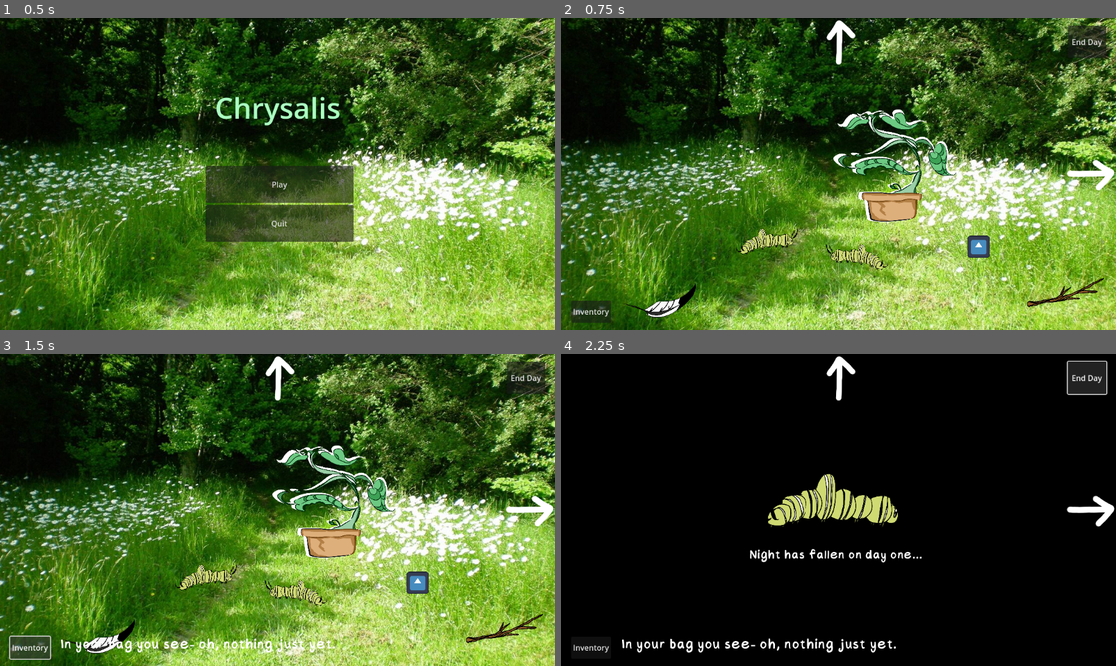
Above: before the commit, frames 1-4 (two rows, left to right).
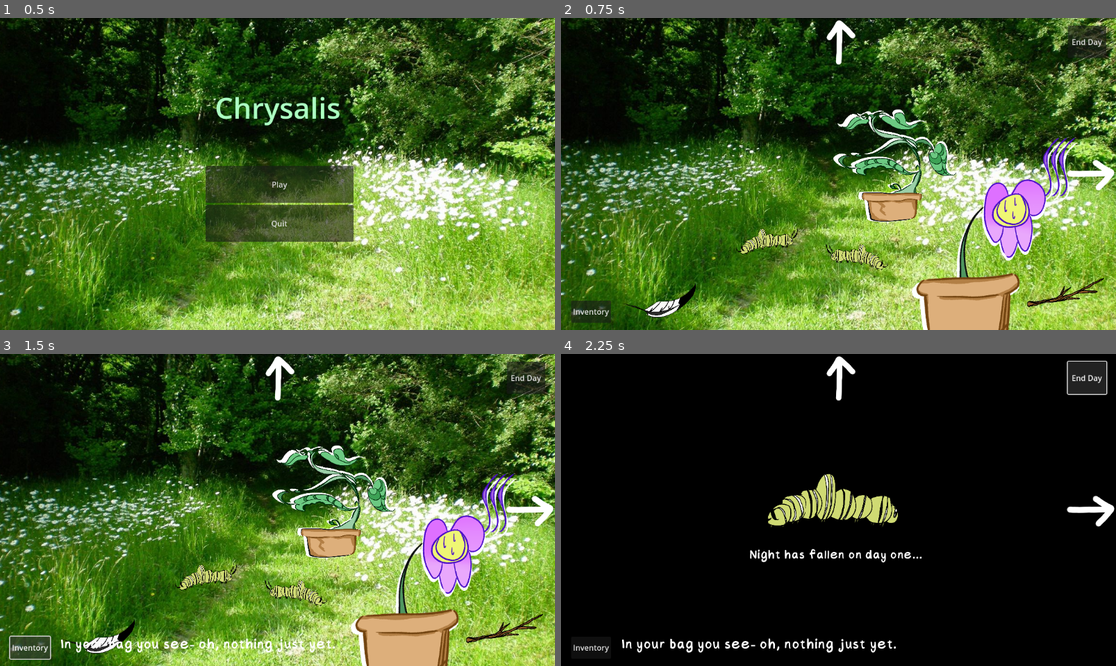
Above: after the commit, the same moments.

Repository: soapie18/gmtk-jam-26
Game: Godot game, scene res://root_context.tscn
Two runs of this game, one before a commit and one after it. Both use one fixed random seed, a clock stepped at 60 frames per second and the inputs below. The engine's default icon, where the game draws it, is replaced by a stand-in: a white triangle on a blue panel in a dark square.
Inputs:
- Up to frame 1 (0.5 s): no input
- Up to frame 2 (0.75 s): click "Play" at 0.5 s
- Up to frame 3 (1.5 s): click "Inventory" at 1.25 s
- Up to frame 4 (2.25 s): click "End Day" at 2 s

Frame 1 is identical in both runs. In frame 2, 6.0% of the frame differs, in the area x 63-93%, y 38-100%; in frame 3, 6.0%; in frame 4, nothing differs.

Commit message:
prebuild 4

Diff:
--- a/Interactables/Minigames and Tasks/flowers.gd
+++ b/Interactables/Minigames and Tasks/flowers.gd
@@ -6,8 +6,8 @@
 @onready var audio = $AudioStreamPlayer
 
 #TODO change the preload for actual asset
-var inbloom_texture = preload("res://Interactables/Minigames and Tasks/Minigame Items - Art/Spider_Decend.png")
-var wilted_texture = preload("res://icon.svg")
+var inbloom_texture = preload("res://Interactables/Minigames and Tasks/Minigame Items - Art/Flower_Happy.png")
+var wilted_texture = preload("res://Interactables/Minigames and Tasks/Minigame Items - Art/Flower_Wilt.png")
 
 @export var butterfly1_texture: Texture2D
 @export var butterfly2_texture: Texture2D
--- a/Interactables/Minigames and Tasks/flowers.tscn
+++ b/Interactables/Minigames and Tasks/flowers.tscn
@@ -1,7 +1,7 @@
 [gd_scene load_steps=4 format=3 uid="uid://k4kfympdqynj"]
 
 [ext_resource type="Script" uid="uid://g6y06dnm7ly0" path="res://Interactables/Minigames and Tasks/flowers.gd" id="1_n4u55"]
-[ext_resource type="Texture2D" uid="uid://it8vtppvs3mp" path="res://icon.svg" id="2_1dmws"]
+[ext_resource type="Texture2D" uid="uid://kti60xsa4je8" path="res://Interactables/Minigames and Tasks/Minigame Items - Art/Flower_Wilt.png" id="2_vwnsh"]
 [ext_resource type="AudioStream" uid="uid://delphpd25qdf" path="res://Spare sfx/watering_can.wav" id="3_vwnsh"]
 
 [node name="Flowers" type="Node2D"]
@@ -11,7 +11,7 @@
 [node name="Sprite2D" type="Sprite2D" parent="."]
 position = Vector2(23, 26.25)
 scale = Vector2(0.359375, 0.35546875)
-texture = ExtResource("2_1dmws")
+texture = ExtResource("2_vwnsh")
 
 [node name="Button" type="Button" parent="."]
 modulate = Color(1, 1, 1, 0)
Binary file changed: Glove_Cursor.png
Binary file added: Interactables/Minigames and Tasks/Minigame Items - Art/Flower_Happy.png
Not shown, added: Interactables/Minigames and Tasks/Minigame Items - Art/Flower_Happy.png.import
Binary file added: Interactables/Minigames and Tasks/Minigame Items - Art/Flower_Wilt.png
Not shown, added: Interactables/Minigames and Tasks/Minigame Items - Art/Flower_Wilt.png.import
